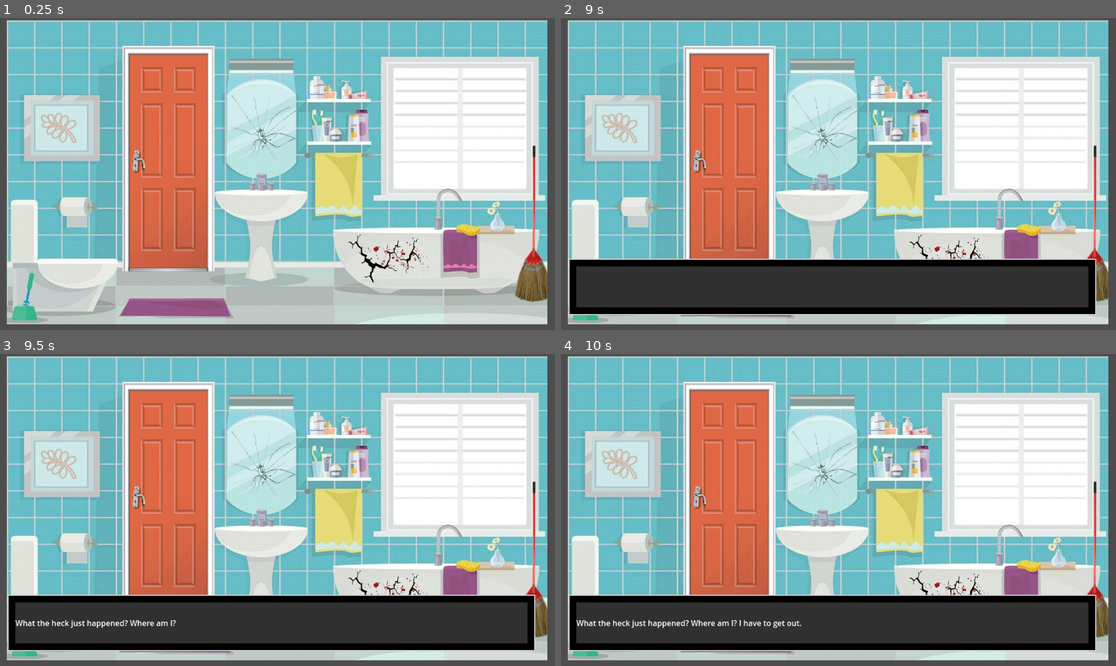
Above: before the commit, frames 1-4 (two rows, left to right).
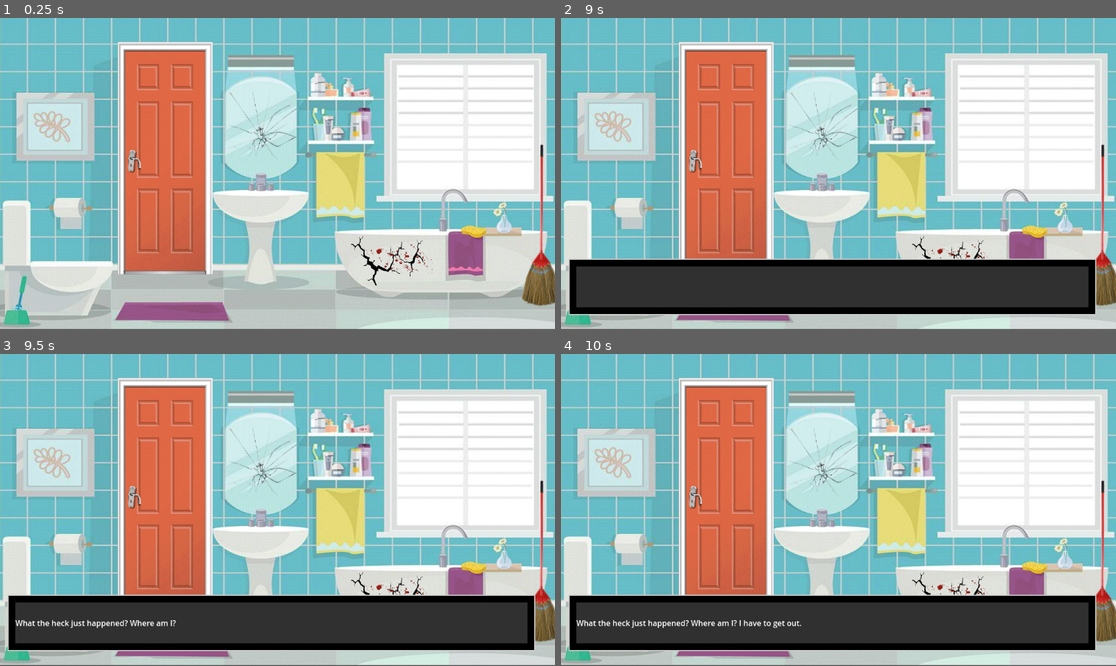
Above: after the commit, the same moments.

Repository: allenyxu2004/CabinConundrum
Game: Godot game, scene res://bathroom.tscn
The game is run twice, just before and just after one commit, with the same random seed, the same clock (stepped at 60 frames per second) and the same inputs. Video files are missing from this copy of the repository; at most half a second of black plays in their place.
Inputs (mouse positions are in pixels of both pictures, inside the frame that each line leads up to):
- Up to frame 1 (0.25 s): no input
- Up to frame 2 (9 s): tap Enter at 0.5, 2, 3.5 s; move the mouse to (943, 261) at 0.52 s; click (943, 261) at 0.67 s; tap Space at 1.25, 2.75, 4.25 s; move the mouse to (882, 208) at 1.27 s; click (882, 208) at 1.42 s; click (882, 208) at 2.17 s; move the mouse to (610, 267) at 2.77 s; click (610, 267) at 2.92 s; move the mouse to (1005, 220) at 3.52 s; click (1005, 220) at 3.67 s; move the mouse to (672, 127) at 4.27 s; click (672, 127) at 4.42 s; move the mouse to (866, 174) at 5.02 s; click (866, 174) at 5.17 s; move the mouse to (755, 96) at 5.77 s; click (755, 96) at 5.92 s; move the mouse to (960, 158) at 6.52 s; click (960, 158) at 6.67 s; move the mouse to (727, 189) at 7.27 s; click (727, 189) at 7.42 s; move the mouse to (894, 105) at 8.02 s; click (894, 105) at 8.17 s; move the mouse to (810, 236) at 8.77 s; click (810, 236) at 8.92 s
- Up to frame 3 (9.5 s): no input
- Up to frame 4 (10 s): move the mouse to (1005, 556) at 9.52 s; click (1005, 556) at 9.67 s

The runs differ from the first frame. In frame 1, 32% of the frame differs, in the area x 0-100%, y 0-100%; in frame 2, 28%; in frame 3, 28%; in frame 4, 28%.

Commit message:
bathroom base features finished, bedroom transition added

Diff:
--- a/Cabin Conundrum/Bathroom.gd
+++ b/Cabin Conundrum/Bathroom.gd
@@ -11,13 +11,13 @@
 func _ready():
 	$CanvasLayer.visible = false
 	$MirrorCrack.visible = false
+	$BackArrow.visible = false
 	toggle_visiblity_off()
 	$VideoStreamPlayer.play()
 	await get_tree().create_timer(9.0).timeout
 	$TextBox.add_text("What the heck just happened? Where am I? I have to get out.")
 	await get_tree().create_timer(4.0).timeout
 	$TextBox.hide_textbox()
-
 	$VideoStreamPlayer.visible = false
 	$Mirror.visible = true
 	$OpenMirror.visible = false
@@ -98,27 +98,31 @@
 	if event is InputEventMouseButton and event.button_index == MOUSE_BUTTON_LEFT:
 		pillsFound = true
 		$TextBox.add_text("Oh no! I forgot to take my pills last night.")
-		await get_tree().create_timer(3.0).timeout
+		await get_tree().create_timer(2.5).timeout
 		$TextBox.hide_textbox()
 
 
 func _on_area_screw_driver_input_event(viewport, event, shape_idx):
 	if event is InputEventMouseButton and event.button_index == MOUSE_BUTTON_LEFT:
 		screwDriverFound = true
-		if screwsFound:
-			$TextBox.add_text("I can use this to fix the handle now.")
+		if handleInteraction:
+			if screwsFound:
+				$TextBox.add_text("I can use this to fix the handle now.")
+			else:
+				$TextBox.add_text("I can use this to fix the handle. I just need some screws.")
 		else:
-			$TextBox.add_text("I can use this to fix the handle. I just need some screws.")
-		await get_tree().create_timer(3.0).timeout
+			$TextBox.add_text("An ordinary screwdriver.")
+		await get_tree().create_timer(2.5).timeout
 		$TextBox.hide_textbox()
 
 func _on_area_crack_input_event(viewport, event, shape_idx):
 	if event is InputEventMouseButton and event.button_index == MOUSE_BUTTON_LEFT:
 		$TextBox.add_text("How did this crack get here? I'll take a closer look.")
-		await get_tree().create_timer(3.0).timeout
+		await get_tree().create_timer(2.0).timeout
 		$TextBox.hide_textbox()
 		toggle_visiblity_off()
 		$BloodyBathtub.visible = true
+		$BackArrow.visible = true
 
 func _on_area_broom_input_event(viewport, event, shape_idx):
 	if event is InputEventMouseButton and event.button_index == MOUSE_BUTTON_LEFT:
@@ -135,15 +139,20 @@
 			$TextBox.hide_textbox()
 		if screwsFound and screwDriverFound:
 			$TextBox.add_text("Great! Now I can go to the next room. There should be more clues there.")
-			await get_tree().create_timer(3.0).timeout
+			await get_tree().create_timer(2.5).timeout
 			$TextBox.hide_textbox()
+			$CanvasLayer/AnimationPlayer.play("new_animation")
+			$Camera2D.position.x = 2000
+			$Camera2D.position.y = 0
+			$CanvasLayer2/AnimationPlayer.play("new_animation2")
+
 
 func _on_area_blood_tub_input_event(viewport, event, shape_idx):
 	if event is InputEventMouseButton and event.button_index == MOUSE_BUTTON_LEFT:
 		$BathtubBloodyHands.visible = true
-		await get_tree().create_timer(3.0).timeout
-		$TextBox.add_text("That blood is definitely my these injuries.")
-		await get_tree().create_timer(3.0).timeout
+		await get_tree().create_timer(1.0).timeout
+		$TextBox.add_text("That blood is definitely from my injuries.")
+		await get_tree().create_timer(2.5).timeout
 		$TextBox.hide_textbox()
 		$BathtubBloodyHands.visible = false
 
@@ -173,3 +182,9 @@
 				$TextBox.add_text("It's a normal toilet.")
 				await get_tree().create_timer(1.5).timeout
 				$TextBox.hide_textbox()
+
+func _on_area_back_arrow(viewport, event, shape_idx):
+	if event is InputEventMouseButton and event.button_index == MOUSE_BUTTON_LEFT:
+		$BloodyBathtub.visible = false
+		$BathtubBloodyHands.visible = false
+		$BackArrow.visible = false
--- a/Cabin Conundrum/bathroom.tscn
+++ b/Cabin Conundrum/bathroom.tscn
@@ -13,6 +13,23 @@
 [ext_resource type="VideoStream" path="res://art/Scenes/Bathroom/testScene.ogv" id="11_1dde1"]
 [ext_resource type="VideoStream" path="res://art/Scenes/Bathroom/Cutscenes/mirrorCrack.ogv" id="11_b55kt"]
 [ext_resource type="Texture2D" uid="uid://bh0c8tu74v3fg" path="res://art/Scenes/Bathroom/bathtubBloddyHands.png" id="13_ugbix"]
+[ext_resource type="Texture2D" uid="uid://btkeyxaqcfn2t" path="res://art/Scenes/Bathroom/backArrow.png" id="14_x56sf"]
+[ext_resource type="Texture2D" uid="uid://buvtm1rrafj7k" path="res://art/Scenes/Bedroom/2a-Bedroom.png" id="15_j27w5"]
+
+[sub_resource type="Animation" id="Animation_407rs"]
+length = 0.001
+tracks/0/type = "value"
+tracks/0/imported = false
+tracks/0/enabled = true
+tracks/0/path = NodePath("BloodyBathtub2:modulate")
+tracks/0/interp = 1
+tracks/0/loop_wrap = true
+tracks/0/keys = {
+"times": PackedFloat32Array(0),
+"transitions": PackedFloat32Array(1),
+"update": 0,
+"values": [Color(0, 0, 0, 1)]
+}
 
 [sub_resource type="Animation" id="Animation_6b55g"]
 resource_name = "new_animation"
@@ -27,21 +44,6 @@
 "transitions": PackedFloat32Array(1, 1),
 "update": 0,
 "values": [Color(0, 0, 0, 0), Color(0, 0, 0, 1)]
-}
-
-[sub_resource type="Animation" id="Animation_407rs"]
-length = 0.001
-tracks/0/type = "value"
-tracks/0/imported = false
-tracks/0/enabled = true
-tracks/0/path = NodePath("BloodyBathtub2:modulate")
-tracks/0/interp = 1
-tracks/0/loop_wrap = true
-tracks/0/keys = {
-"times": PackedFloat32Array(0),
-"transitions": PackedFloat32Array(1),
-"update": 0,
-"values": [Color(0, 0, 0, 1)]
 }
 
 [sub_resource type="Animation" id="Animation_q35rq"]
@@ -205,6 +207,7 @@
 [node name="Camera2D" type="Camera2D" parent="."]
 visible = false
 position = Vector2(-90, -70)
+zoom = Vector2(1.03, 1.03)
 
 [node name="DoorHandle" type="Area2D" parent="."]
 
@@ -216,16 +219,16 @@
 offset_top = -386.0
 offset_right = -615.0
 offset_bottom = -346.0
-scale = Vector2(0.59, 0.59)
+scale = Vector2(0.583, 0.583)
 stream = ExtResource("11_b55kt")
 volume_db = -16.84
 
 [node name="VideoStreamPlayer" type="VideoStreamPlayer" parent="."]
-offset_left = -655.0
-offset_top = -386.0
-offset_right = 1265.0
-offset_bottom = 702.0
-scale = Vector2(0.59, 0.59)
+offset_left = -652.0
+offset_top = -393.0
+offset_right = 1268.0
+offset_bottom = 695.0
+scale = Vector2(0.583, 0.583)
 stream = ExtResource("11_1dde1")
 volume_db = -14.05
 
@@ -241,6 +244,39 @@
 
 [node name="CollisionPolygon2D" type="CollisionPolygon2D" parent="ToiletArea"]
 polygon = PackedVector2Array(-126.694, -246.077, -131.779, 167.483, 205.51, 159.008, 273.306, -27.4327, 3.81459, -122.348, 0.424759, -286.755)
+
+[node name="BackArrow" type="Sprite2D" parent="."]
+visible = false
+position = Vector2(-590, -332)
+scale = Vector2(0.0385742, 0.0385742)
+texture = ExtResource("14_x56sf")
+
+[node name="Area2D" type="Area2D" parent="BackArrow"]
+
+[node name="CollisionPolygon2D" type="CollisionPolygon2D" parent="BackArrow/Area2D"]
+polygon = PackedVector2Array(-648.101, -1192.51, -1477.67, -129.62, -1192.51, 881.418, 77.7722, 1451.75, 1373.97, 674.025, 1425.82, -699.949, 337.013, -1348.05)
+
+[node name="2a-bedroom" type="Sprite2D" parent="."]
+position = Vector2(1999.89, 0.500017)
+scale = Vector2(0.600116, 0.602778)
+texture = ExtResource("15_j27w5")
+
+[node name="bedroomCamera" type="Camera2D" parent="."]
+position = Vector2(2000, 0)
+
+[node name="CanvasLayer" type="CanvasLayer" parent="."]
+visible = false
+
+[node name="BloodyBathtub2" type="Sprite2D" parent="CanvasLayer"]
+modulate = Color(0, 0, 0, 1)
+position = Vector2(587, 323)
+scale = Vector2(0.611458, 0.596296)
+texture = ExtResource("10_cheoh")
+
+[node name="AnimationPlayer" type="AnimationPlayer" parent="CanvasLayer"]
+libraries = {
+"": SubResource("AnimationLibrary_8hirg")
+}
 
 [node name="CanvasLayer2" type="CanvasLayer" parent="."]
 visible = false
@@ -252,21 +288,6 @@
 texture = ExtResource("10_cheoh")
 
 [node name="AnimationPlayer" type="AnimationPlayer" parent="CanvasLayer2"]
-root_node = NodePath("../../CanvasLayer2")
-libraries = {
-"": SubResource("AnimationLibrary_8hirg")
-}
-
-[node name="CanvasLayer" type="CanvasLayer" parent="."]
-visible = false
-
-[node name="BloodyBathtub2" type="Sprite2D" parent="CanvasLayer"]
-modulate = Color(0, 0, 0, 1)
-position = Vector2(587, 323)
-scale = Vector2(0.611458, 0.596296)
-texture = ExtResource("10_cheoh")
-
-[node name="AnimationPlayer" type="AnimationPlayer" parent="CanvasLayer"]
 libraries = {
 "": SubResource("AnimationLibrary_8hirg")
 }
@@ -331,3 +352,4 @@
 [connection signal="input_event" from="BloodyBathtub/Area2D" to="." method="_on_area_blood_tub_input_event"]
 [connection signal="input_event" from="DoorHandle" to="." method="_on_area_door_handle_input_event"]
 [connection signal="input_event" from="ToiletArea" to="." method="_on_area_toilet_input_event"]
+[connection signal="input_event" from="BackArrow/Area2D" to="." method="_on_area_back_arrow"]
Not shown: 1 places in Cabin Conundrum/bathroom.tscn that only renumber resources
